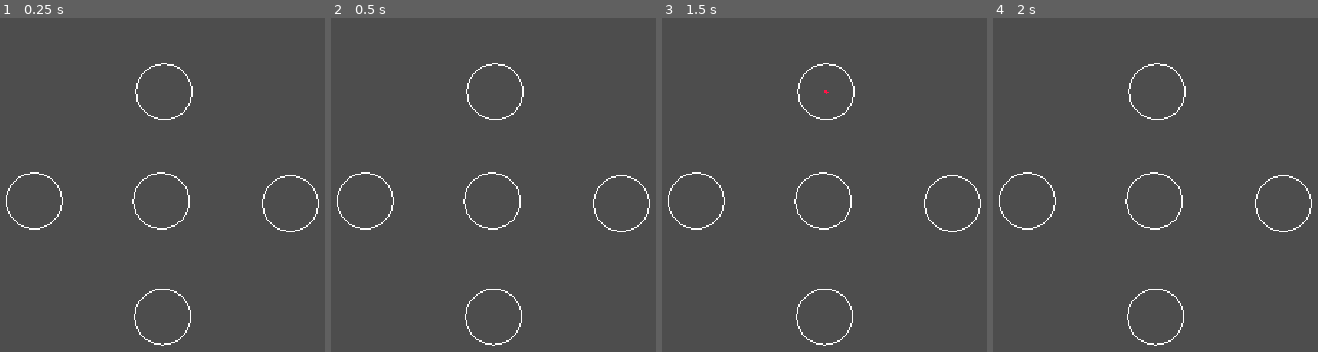
Above: before the commit, frames 1-4 (left to right).
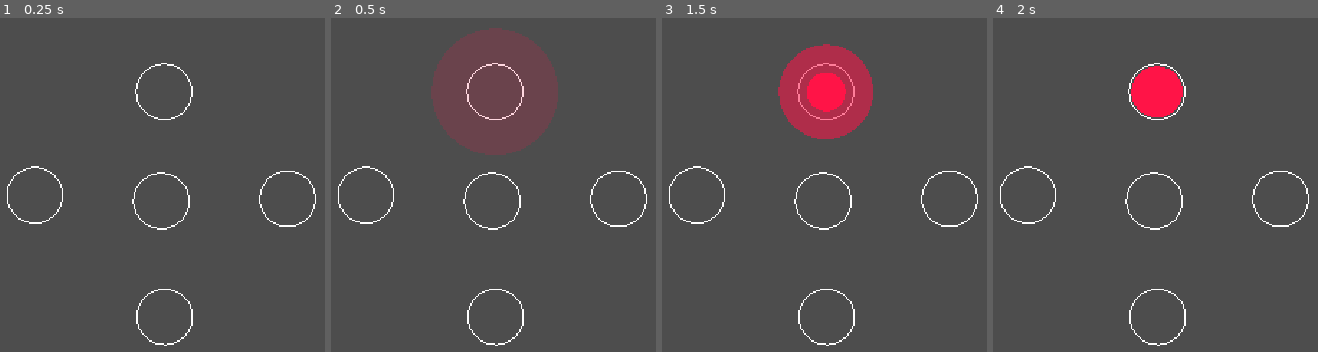
Above: after the commit, the same moments.

Repository: orfnyc/PirateGame
Game: Godot game, scene res://Scenes/CombatScene.tscn
Same seed, same stepped clock (60 frames per second), same inputs: the game is played once before the commit and once after it. Sound files missing from this copy of the repository are replaced by a short silence.
Inputs (mouse positions are in pixels of both pictures, inside the frame that each line leads up to):
- Up to frame 1 (0.25 s): no input
- Up to frame 2 (0.5 s): no input
- Up to frame 3 (1.5 s): move the mouse to (outside the picture) at 0.52 s; tap A (A) at 0.6 s; click (outside the picture) at 0.67 s; tap D (D) at 0.8, 1.35 s; move the mouse to (671, 225) at 1.27 s; click (671, 225) at 1.42 s
- Up to frame 4 (2 s): tap S (S) at 1.55 s

The runs differ from the first frame. In frame 1, 1.1% of the frame differs, in the area x 1-99%, y 44-99%; in frame 2, 13%, in the area x 1-99%, y 2-99%; in frame 3, 7.5%; in frame 4, 3.0%.

Commit message:
changed input to more natural keyboard presses

Diff:
--- a/Scenes/CombatScene.gd
+++ b/Scenes/CombatScene.gd
@@ -20,6 +20,14 @@
 	5: $NotesFolder/Bottom
 }
 
+var inputs: Dictionary[int, String] = {
+	1: 'S',
+	2: 'W',
+	3: 'A',
+	4: 'D',
+	5: 'space'
+}
+
 var score: int = 0
 
 var notes_data: Dictionary[float, int] = {}
@@ -27,7 +35,7 @@
 func _ready() -> void:
 	# generate song from clip graph
 	# collect notes from song into array
-	load_text_file("res://Assets/MapFiles/Drunken-Sailor-Test.txt")
+	load_text_file("res://Assets/MapFiles/Leave-Her-Johnny.txt")
 	conductor.play_with_beat_offset(2)
 
 func load_text_file(file_path: String):
@@ -42,10 +50,10 @@
 	score += val
 
 func _on_conductor_beat(pos: float) -> void:
-	pos = pos / 4 + 0
+	pos = pos / 4 + 1
 	if notes_data.has(pos):
 		var new_note: Note = NOTE.instantiate()
-		new_note.init_note(buttons[notes_data[pos]].position)
+		new_note.init_note(buttons[notes_data[pos]].position, inputs[notes_data[pos]])
 		new_note.connect("increment_score", increment_score)
 		new_note.connect("clicked", evaluate_for_removal)
 		notes_folders[notes_data[pos]].add_child(new_note)
--- a/Scenes/CombatScene.tscn
+++ b/Scenes/CombatScene.tscn
@@ -1,7 +1,7 @@
 [gd_scene format=3 uid="uid://cdsl7fyqpk3t0"]
 
 [ext_resource type="Script" uid="uid://cacc63xt0y3lk" path="res://Scenes/CombatScene.gd" id="1_2mqg5"]
-[ext_resource type="AudioStream" uid="uid://m3cy288ucxeu" path="res://Assets/Songs/Drunken-Sailor-Test.mp3" id="3_sygbj"]
+[ext_resource type="AudioStream" uid="uid://bvbnyav2kpyhn" path="res://Assets/Songs/Leave-Her-Johnny.mp3" id="3_sygbj"]
 [ext_resource type="PackedScene" uid="uid://2g3a30yucngk" path="res://Scenes/Conductor.tscn" id="4_eel7g"]
 
 [node name="CombatScene" type="Node2D" unique_id=946611104]
@@ -10,19 +10,19 @@
 [node name="ButtonsFolder" type="Node" parent="." unique_id=449216303]
 
 [node name="Bottom" type="Node2D" parent="ButtonsFolder" unique_id=902340771]
-position = Vector2(564, 488)
+position = Vector2(567, 488)
 
 [node name="Middle" type="Node2D" parent="ButtonsFolder" unique_id=1639243739]
 position = Vector2(562, 321)
 
 [node name="Left" type="Node2D" parent="ButtonsFolder" unique_id=1510809900]
-position = Vector2(748, 325)
+position = Vector2(380, 313)
 
 [node name="Top" type="Node2D" parent="ButtonsFolder" unique_id=453686710]
 position = Vector2(566, 164)
 
 [node name="Right" type="Node2D" parent="ButtonsFolder" unique_id=907951854]
-position = Vector2(379, 321)
+position = Vector2(744, 318)
 
 [node name="NotesFolder" type="Node" parent="." unique_id=1356039001]
 
--- a/Scenes/Note.gd
+++ b/Scenes/Note.gd
@@ -4,8 +4,7 @@
 var status: String = "miss"
 var current_note = null
 var size: int = 10
-
-@export var input = ""
+var input = ""
 
 signal increment_score(amount: int)
 signal clicked(note: Note)
@@ -14,34 +13,48 @@
 func _ready() -> void:
 	pass # Replace with function body.
 
-func init_note(pos: Vector2) -> void:
+func init_note(pos: Vector2, inp: String) -> void:
 	position = pos
-	size = 40
-	modulate = Color("#ffffffff")
-	#modulate = Color("#ffffff00")
+	size = 100
+	input = inp
+	modulate = Color("#ffffff00")
 	var tween: Tween = create_tween()
-	#tween.tween_property(self, "size", 40, 1)
-	#tween.parallel().tween_property(self, "modulate", Color("#FFFFFFFF"), 1)
-	tween.tween_property(self, "size", 0, 0.2)
+	tween.tween_property(self, "size", 40, 1)
+	tween.parallel().tween_property(self, "modulate", Color("#FFFFFFFF"), 1)
+	tween.tween_property(self, "size", 0, 0.5)
 
 
 # Called every frame. 'delta' is the elapsed time since the previous frame.
 func _process(_delta: float) -> void:
 	if size <= 2:
 		increment_score.emit(-1)
-		#print("total miss")
+		print("total miss")
 		queue_free()
 	if size >= 35 and size <= 45:
 		status = "perfect"
-	elif size >= 30 and size <= 50:
+	elif size >= 25 and size <= 55:
 		status = "good"
-	elif size >= 25 and size <= 55:
+	elif size >= 15 and size <= 65:
 		status = "okay"
 	else:
 		status = "miss"
 	queue_redraw()
 
 func _unhandled_input(event):
+	if Input.is_action_just_pressed(input):
+		if status == "perfect":
+			increment_score.emit(3)
+			print(status)
+		elif status == "good":
+			increment_score.emit(2)
+			print(status)
+		elif status == "okay":
+			increment_score.emit(1)
+			print(status)
+		else:
+			increment_score.emit(-1)
+			print(status)
+		clicked.emit(self)
 	if event is InputEventMouseButton:
 		if event.button_index == MOUSE_BUTTON_LEFT and event.is_pressed():
 			if (position.distance_to(get_global_mouse_position()) <= 40):
--- a/project.godot
+++ b/project.godot
@@ -32,9 +32,9 @@
 "events": [Object(InputEventKey,"resource_local_to_scene":false,"resource_name":"","device":-1,"window_id":0,"alt_press …(191 unchanged characters)…
 ]
 }
-S={
+W={
 "deadzone": 0.2,
-"events": [Object(InputEventKey,"resource_local_to_scene":fa …(141 unchanged characters)… ":false,"keycode":0,"physical_keycode":83,"key_label":0,"unicode":115,"location":0,"echo":false,"script":null)
+"events": [Object(InputEventKey,"resource_local_to_scene":fa …(141 unchanged characters)… ":false,"keycode":0,"physical_keycode":87,"key_label":0,"unicode":119,"location":0,"echo":false,"script":null)
 ]
 }
 D={
@@ -42,9 +42,14 @@
 "events": [Object(InputEventKey,"resource_local_to_scene":false,"resource_name":"","device":-1,"window_id":0,"alt_press …(192 unchanged characters)…
 ]
 }
-F={
+S={
 "deadzone": 0.2,
-"events": [Object(InputEventKey,"resource_local_to_scene":fa …(140 unchanged characters)… d":false,"keycode":0,"physical_keycode":70,"key_label":0,"unicode":102,"location":0,"echo":false,"script":null)
+"events": [Object(InputEventKey,"resource_local_to_scene":fa …(140 unchanged characters)… d":false,"keycode":0,"physical_keycode":83,"key_label":0,"unicode":115,"location":0,"echo":false,"script":null)
+]
+}
+space={
+"deadzone": 0.2,
+"events": [Object(InputEventKey,"resource_local_to_scene":false,"resource_name":"","device":-1,"window_id":0,"alt_pressed":false,"shift_pressed":false,"ctrl_pressed":false,"meta_pressed":false,"pressed":false,"keycode":0,"physical_keycode":32,"key_label":0,"unicode":32,"location":0,"echo":false,"script":null)
 ]
 }
 
